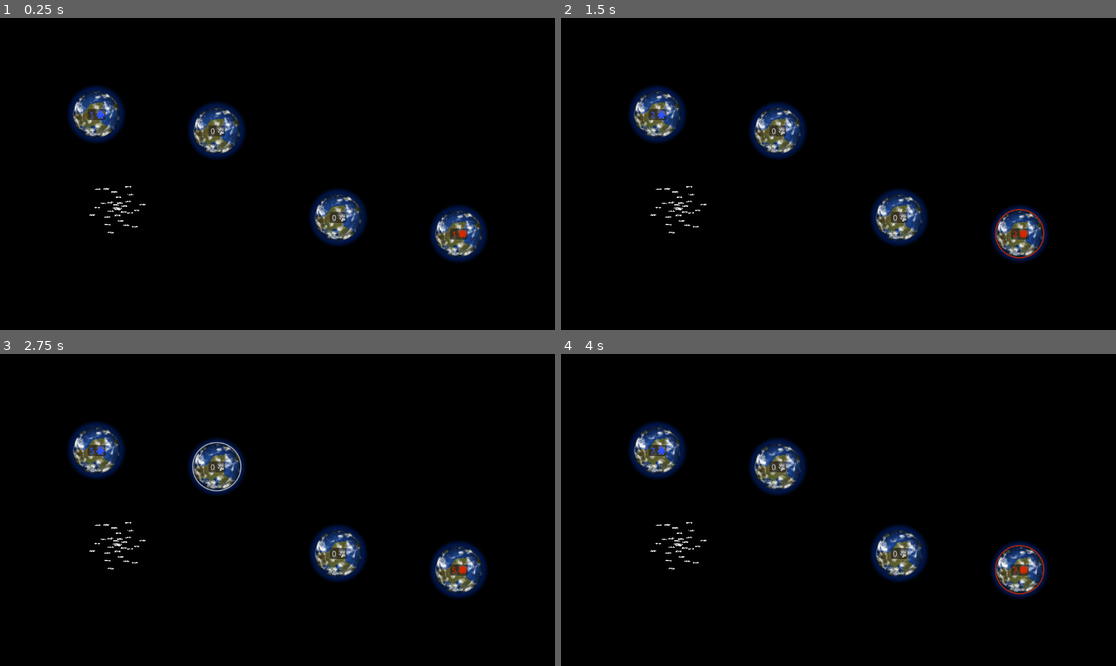
Above: before the commit, frames 1-4 (two rows, left to right).
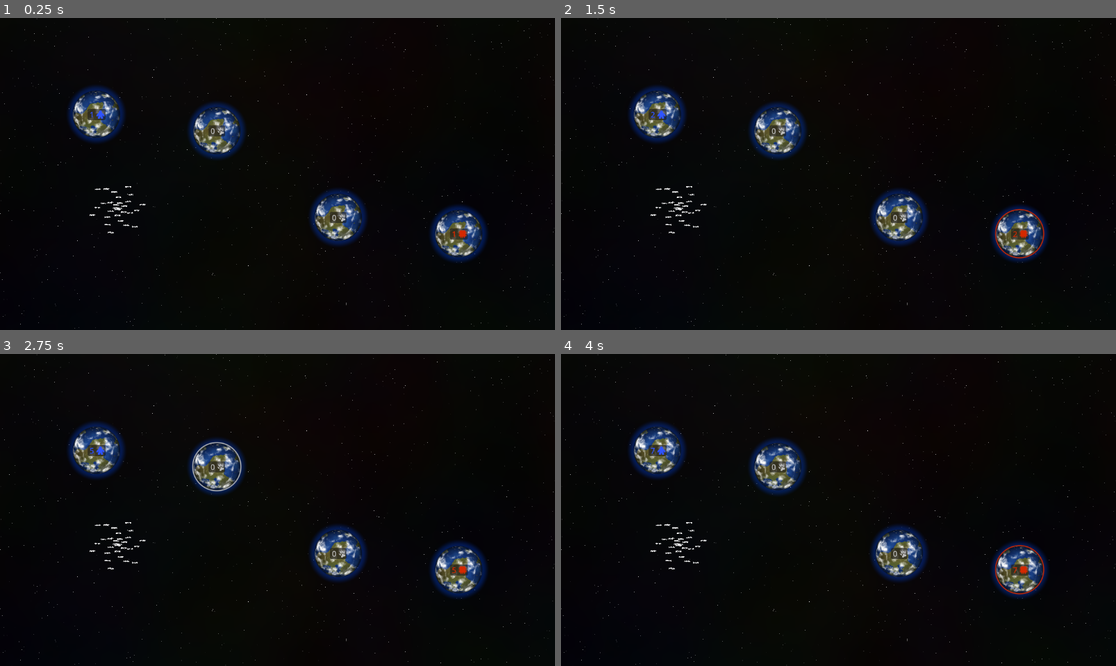
Above: after the commit, the same moments.

Repository: bruce965/space-capture
Game: Godot game, scene res://main.tscn
Two runs of this game, one before a commit and one after it. Both use one fixed random seed, a clock stepped at 60 frames per second and the inputs below.
Inputs (mouse positions are in pixels of both pictures, inside the frame that each line leads up to):
- Up to frame 1 (0.25 s): no input
- Up to frame 2 (1.5 s): tap Enter at 0.5 s; drag from (655, 114) to (1021, 233) at 0.52 s; drag from (1021, 233) to (655, 114) at 1.27 s
- Up to frame 3 (2.75 s): tap Space at 2 s; move the mouse to (216, 466) at 2.02 s; click (216, 466) at 2.17 s
- Up to frame 4 (4 s): drag from (899, 553) to (1021, 569) at 2.77 s; tap Enter at 3.5 s; move the mouse to (1005, 556) at 3.52 s; click (1005, 556) at 3.67 s

The runs differ from the first frame. In frame 1, 0.2% of the frame differs, in the area x 0-100%, y 0-100%; in frame 2, 0.2%; in frame 3, 0.2%; in frame 4, 0.2%.

Commit message:
Nebula background

Diff:
--- a/main.tscn
+++ b/main.tscn
@@ -8,6 +8,7 @@
 [ext_resource type="Script" path="res://scenes/player/local_player.gd" id="4_7rlmh"]
 [ext_resource type="Texture2D" uid="uid://dx1wjviioa8u5" path="res://icons/chip.svg" id="4_pgo63"]
 [ext_resource type="Script" path="res://ui.gd" id="7_khbdl"]
+[ext_resource type="PackedScene" uid="uid://dtlatmtuggp6x" path="res://scenes/nebula/nebula.tscn" id="7_sv4lv"]
 [ext_resource type="PackedScene" uid="uid://cpffyaoh8x5bp" path="res://scenes/ships_fleet/ships_fleet.tscn" id="9_be18b"]
 [ext_resource type="PackedScene" uid="uid://ckfk1xgxfk1c3" path="res://scenes/trail/trail.tscn" id="10_b5ql7"]
 
@@ -36,6 +37,8 @@
 script = ExtResource("2_plgh6")
 color = Color(0.835294, 0.160784, 0, 1)
 icon = ExtResource("4_pgo63")
+
+[node name="Nebula" parent="." instance=ExtResource("7_sv4lv")]
 
 [node name="Game" type="Node2D" parent="."]
 
--- /dev/null
+++ b/scenes/nebula/nebula.gdshader
@@ -0,0 +1,14 @@
+shader_type canvas_item;
+
+uniform sampler2D noise: repeat_enable;
+
+float rand(vec2 co){
+    return fract(sin(dot(co, vec2(12.9898, 78.233))) * 43758.5453);
+}
+
+void fragment() {
+	vec3 nebula = vec3(texture(noise, FRAGCOORD.xy * .0005).r, texture(noise, FRAGCOORD.xy * .0005 + 0.1).r, texture(noise, FRAGCOORD.xy * .0005 + 0.2).r) * 0.05;
+	vec3 star = (rand(FRAGCOORD.xy * .01) < 0.1 && rand(FRAGCOORD.xy * .02) < .01) ? vec3(rand(FRAGCOORD.xy * .03)) : vec3(0.);
+
+	COLOR = vec4(nebula + star, 1.);
+}
--- /dev/null
+++ b/scenes/nebula/nebula.tscn
@@ -0,0 +1,24 @@
+[gd_scene load_steps=5 format=3 uid="uid://dtlatmtuggp6x"]
+
+[ext_resource type="Shader" path="res://scenes/nebula/nebula.gdshader" id="1_nqp0c"]
+
+[sub_resource type="FastNoiseLite" id="FastNoiseLite_8c2xm"]
+
+[sub_resource type="NoiseTexture2D" id="NoiseTexture2D_cukca"]
+width = 256
+height = 256
+seamless = true
+noise = SubResource("FastNoiseLite_8c2xm")
+
+[sub_resource type="ShaderMaterial" id="ShaderMaterial_y72ex"]
+shader = ExtResource("1_nqp0c")
+shader_parameter/noise = SubResource("NoiseTexture2D_cukca")
+
+[node name="Nebula" type="ColorRect"]
+material = SubResource("ShaderMaterial_y72ex")
+anchors_preset = 15
+anchor_right = 1.0
+anchor_bottom = 1.0
+grow_horizontal = 2
+grow_vertical = 2
+mouse_filter = 2
Not shown: 1 places in main.tscn that only renumber resources
